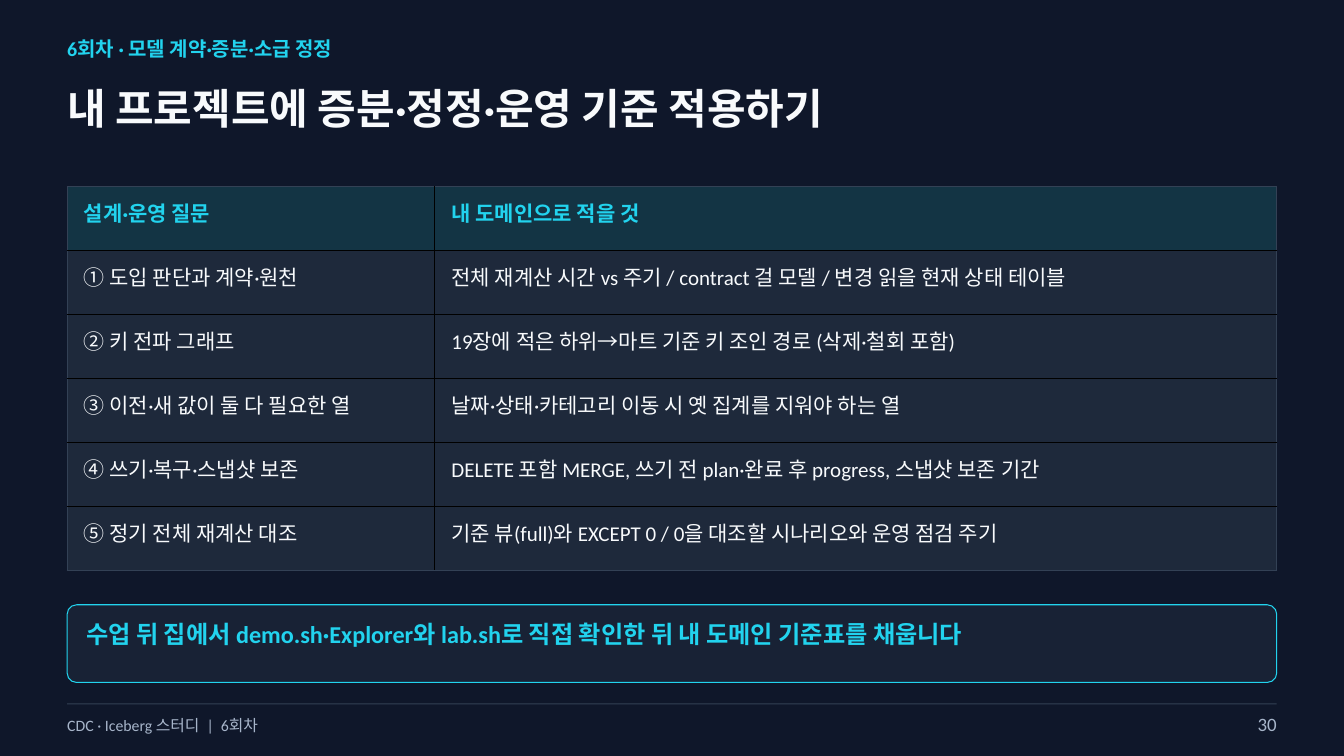
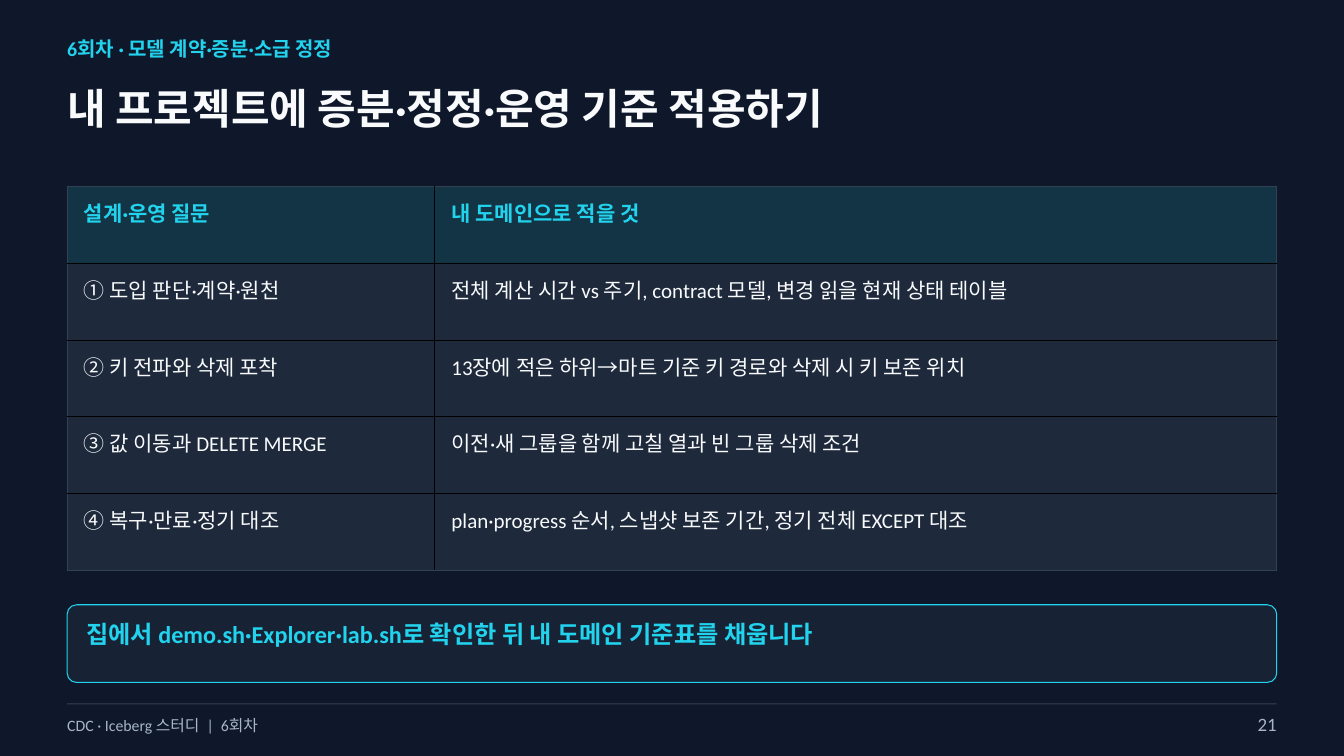
Before and after one commit to kim-dabin/cdc-lakehouse-study, a slide deck: slide 21 of labs/session06/slides/06-session06-student.pptx (slide 30 before the commit). Drawn at 1344x756 pixels with LibreOffice and Linux fonts; fonts in the diff are those of the drawing. Boxes give left, top, right and bottom in pixels: in the first picture for what was removed or moved away, otherwise in the second. Text is boxed around its words. In the diff, an @@ line names an element or a change of style, - is before the commit and + after.

```diff
--- a/labs/session06/slides/06-session06-student.pptx
+++ b/labs/session06/slides/06-session06-student.pptx
@@ table at (68,187,1277,570) @@
-row 2: ① 도입 판단과 계약·원천 | 전체 재계산 시간 vs 주기 / contract 걸 모델 / 변경 읽을 현재 상태 테이블
-row 3: ② 키 전파 그래프 | 19장에 적은 하위→마트 기준 키 조인 경로 (삭제·철회 포함)
-row 4: ③ 이전·새 값이 둘 다 필요한 열 | 날짜·상태·카테고리 이동 시 옛 집계를 지워야 하는 열
-row 5: ④ 쓰기·복구·스냅샷 보존 | DELETE 포함 MERGE, 쓰기 전 plan·완료 후 progress, 스냅샷 보존 기간
-row 6: ⑤ 정기 전체 재계산 대조 | 기준 뷰(full)와 EXCEPT 0 / 0을 대조할 시나리오와 운영 점검 주기
+row 2: ① 도입 판단·계약·원천 | 전체 계산 시간 vs 주기, contract 모델, 변경 읽을 현재 상태 테이블
+row 3: ② 키 전파와 삭제 포착 | 13장에 적은 하위→마트 기준 키 경로와 삭제 시 키 보존 위치
+row 4: ③ 값 이동과 DELETE MERGE | 이전·새 그룹을 함께 고칠 열과 빈 그룹 삭제 조건
+row 5: ④ 복구·만료·정기 대조 | plan·progress 순서, 스냅샷 보존 기간, 정기 전체 EXCEPT 대조
@@ text at (86,622,813,647): text changed @@
-수업 뒤 집에서 demo.sh·Explorer와 lab.sh로 직접 확인한 뒤 내 도메인 기준표를 채웁니다
+집에서 demo.sh·Explorer·lab.sh로 확인한 뒤 내 도메인 기준표를 채웁니다
@@ text at (1258,719,1277,731): text changed @@
-30
+21
```
Also in this commit, not shown: 20 other slides changed, 11 slides removed, 3 other files.
